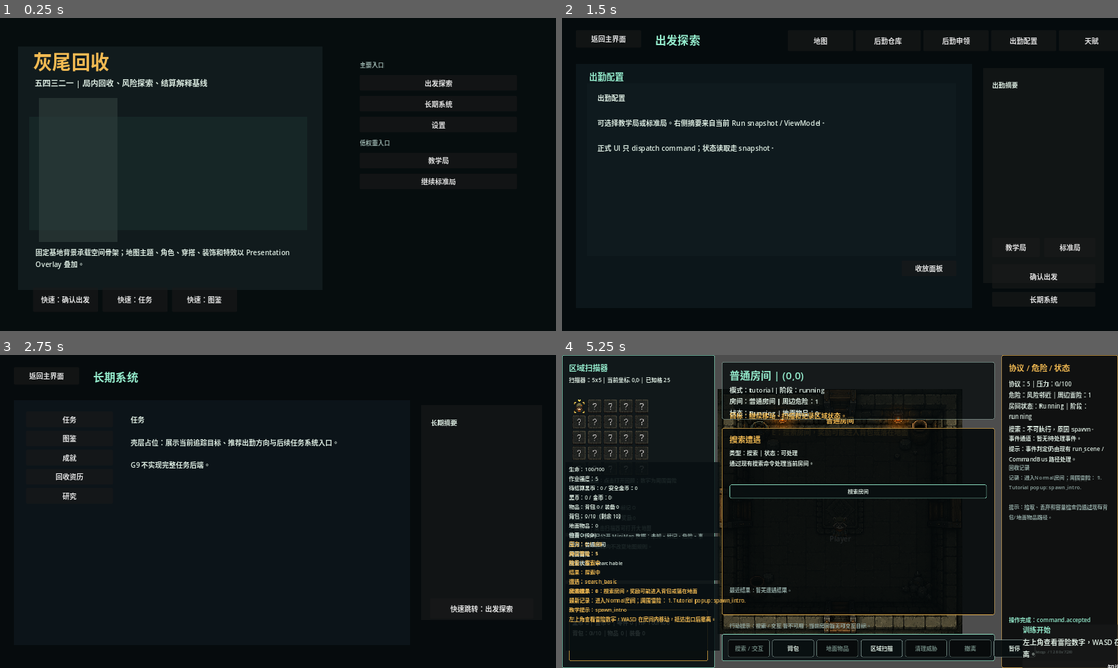
Above: before the commit, frames 1-4 (two rows, left to right).
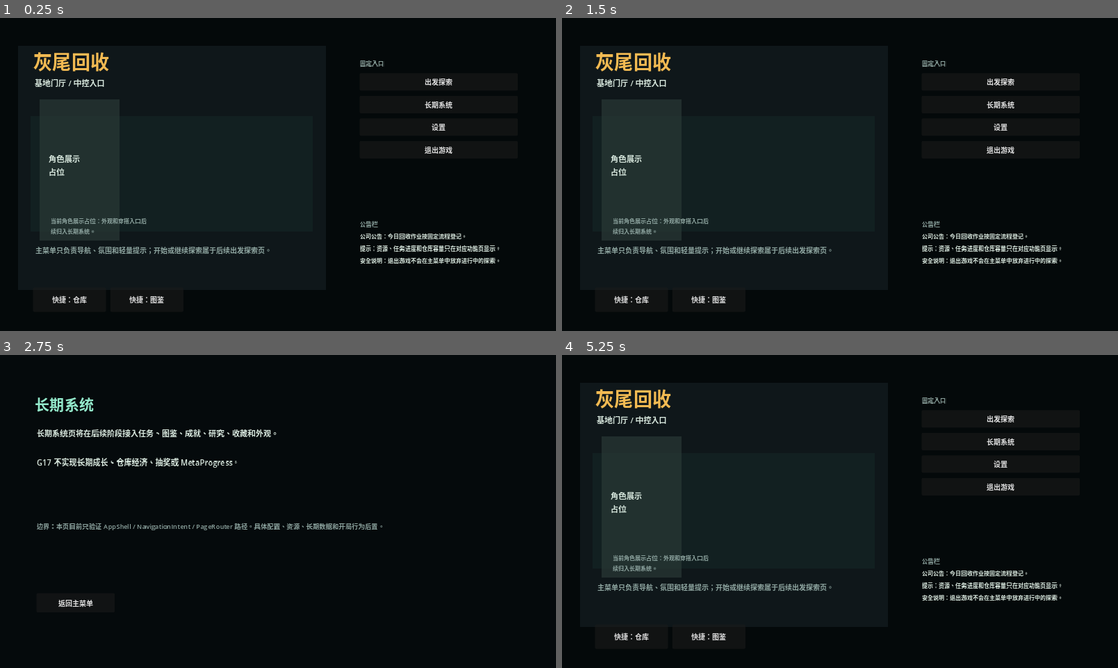
Above: after the commit, the same moments.

Repository: yanoutrageous/Game1
Game: Godot game, scene res://scenes/main/main.tscn
Two runs of this game, one before a commit and one after it. Both use one fixed random seed, a clock stepped at 60 frames per second and the inputs below.
Inputs (mouse positions are in pixels of both pictures, inside the frame that each line leads up to):
- Up to frame 1 (0.25 s): no input
- Up to frame 2 (1.5 s): click "出发探索" at 0.5 s; click (639, 265) at 1.25 s, where only the run after the commit has a clickable "返回主菜单"
- Up to frame 3 (2.75 s): click "长期系统" at 2 s
- Up to frame 4 (5.25 s): click (639, 602) at 2.75 s, where only the run after the commit has a clickable "返回主菜单"; click "设置" at 3.5 s; click (639, 602) at 4.25 s, where only the run after the commit has a clickable "返回主菜单"; click (1001, 498) at 5 s, where only the run before the commit has a clickable "教学局"

The runs differ from the first frame. In frame 1, 3.9% of the frame differs, in the area x 6-90%, y 13-92%; in frame 2, 5.2%; in frame 3, 3.6%; in frame 4, 24%, in the area x 0-100%, y 0-100%.
Error before the commit: Invalid call. Nonexistent 'String' constructor. (res://scripts/ui/run_surface/run_surface_model.gd:360)

Commit message:
feat(godot): add app shell main menu foundation

Diff:
--- a/Godot/GraytailGodot/scripts/core/run/run_scene.gd
+++ b/Godot/GraytailGodot/scripts/core/run/run_scene.gd
@@ -10,6 +10,8 @@
 const RoomScene := preload("res://scenes/room/room_scene.tscn")
 const PlayerScene := preload("res://scenes/player/player.tscn")
 const G9ShellPanelScript := preload("res://scripts/ui/shell/g9_shell_panel.gd")
+const AppShellScript := preload("res://scripts/ui/app_shell/app_shell.gd")
+const NavigationIntentScript := preload("res://scripts/ui/app_shell/navigation_intent.gd")
 const InventoryPanelScript := preload("res://scripts/ui/inventory/inventory_panel.gd")
 const GroundLootPanelScript := preload("res://scripts/ui/ground_loot/ground_loot_panel.gd")
 const DevDiagnosticsPanelScript := preload("res://scripts/ui/dev/dev_diagnostics_panel.gd")
@@ -178,16 +180,11 @@
 
 
 func _build_shell_pages() -> void:
-	ui_shell = G9ShellPanelScript.new() as Control
-	ui_shell.name = "G9ShellPanel"
+	ui_shell = AppShellScript.new() as Control
+	ui_shell.name = "AppShell"
 	ui_root.add_child(ui_shell)
 	ui_shell.call("build")
-	ui_shell.connect("main_entry_requested", _on_main_entry_requested)
-	ui_shell.connect("deploy_entry_requested", _on_deploy_entry_requested)
-	ui_shell.connect("long_term_entry_requested", _on_long_term_entry_requested)
-	ui_shell.connect("start_tutorial_requested", _start_tutorial_from_ui)
-	ui_shell.connect("start_standard_requested", _start_standard_from_ui)
-	ui_shell.connect("dev_diagnostics_requested", _show_dev_diagnostics_panel)
+	ui_shell.connect("host_route_requested", _on_app_shell_host_route_requested)
 	main_menu_panel = ui_shell.call("get_main_page") as Control
 	deploy_shell_panel = ui_shell.call("get_deploy_page") as Control
 	long_term_shell_panel = ui_shell.call("get_long_term_page") as Control
@@ -469,6 +466,15 @@
 			return &"settings"
 		_:
 			return tab_id
+
+
+func _on_app_shell_host_route_requested(intent: Dictionary) -> void:
+	var target := NavigationIntentScript.target(intent)
+	match target:
+		NavigationIntentScript.TARGET_RUN:
+			_show_run_screen()
+		_:
+			_show_main_menu()
 
 
 func _on_main_entry_requested(entry_id: StringName) -> void:
--- /dev/null
+++ b/Godot/GraytailGodot/scripts/ui/app_shell/app_shell.gd
@@ -0,0 +1,234 @@
+extends Control
+class_name AppShell
+
+const NavigationIntentScript := preload("res://scripts/ui/app_shell/navigation_intent.gd")
+const PageRouterScript := preload("res://scripts/ui/app_shell/page_router.gd")
+const MainMenuShellScript := preload("res://scripts/ui/main_menu/main_menu_shell.gd")
+
+signal host_route_requested(intent: Dictionary)
+
+var main_menu_shell: Control
+var deploy_page: Control
+var long_term_page: Control
+var settings_page: Control
+var exit_confirm_panel: PanelContainer
+var exit_confirm_body: Label
+var current_snapshot: Dictionary = {}
+
+
+func build() -> void:
+	_clear_children()
+	set_anchors_preset(Control.PRESET_FULL_RECT)
+	_build_main_menu()
+	deploy_page = _build_placeholder_page(
+		"DeployPlaceholderPage",
+		"出发探索",
+		"出发探索页将在后续阶段接入地图、仓库、申领、出勤配置和开始/继续探索。\n\nG17 只建立导航 route，不直接开始或继续 RunScene。"
+	)
+	long_term_page = _build_placeholder_page(
+		"LongTermPlaceholderPage",
+		"长期系统",
+		"长期系统页将在后续阶段接入任务、图鉴、成就、研究、收藏和外观。\n\nG17 不实现长期成长、仓库经济、抽奖或 MetaProgress。"
+	)
+	settings_page = _build_placeholder_page(
+		"SettingsPlaceholderPage",
+		"设置",
+		"设置页 route 已建立；完整设置系统后置。\n\n当前固定分辨率设置仍由既有 G13 设置链路保留，G17 不迁移偏好持久化。"
+	)
+	_build_exit_confirm_layer()
+	show_main()
+
+
+func apply_snapshot(snapshot: Dictionary) -> void:
+	current_snapshot = snapshot.duplicate(true)
+	_refresh_exit_confirm_text()
+
+
+func show_main() -> void:
+	_set_page_visible(main_menu_shell)
+	_hide_exit_confirm()
+
+
+func show_deploy(_tab_id: StringName = &"overview") -> void:
+	_set_page_visible(deploy_page)
+	_hide_exit_confirm()
+
+
+func show_long_term(_entry_id: StringName = &"overview") -> void:
+	_set_page_visible(long_term_page)
+	_hide_exit_confirm()
+
+
+func show_settings() -> void:
+	_set_page_visible(settings_page)
+	_hide_exit_confirm()
+
+
+func get_main_page() -> Control:
+	return main_menu_shell
+
+
+func get_deploy_page() -> Control:
+	return deploy_page
+
+
+func get_long_term_page() -> Control:
+	return long_term_page
+
+
+func _clear_children() -> void:
+	for child in get_children():
+		remove_child(child)
+		child.queue_free()
+
+
+func _build_main_menu() -> void:
+	main_menu_shell = MainMenuShellScript.new() as Control
+	main_menu_shell.name = "MainMenuShell"
+	add_child(main_menu_shell)
+	main_menu_shell.call("build")
+	main_menu_shell.connect("navigation_intent_requested", _on_navigation_intent_requested)
+
+
+func _build_placeholder_page(page_name: String, title: String, body: String) -> Control:
+	var page := Control.new()
+	page.name = page_name
+	page.set_anchors_preset(Control.PRESET_FULL_RECT)
+	add_child(page)
+	_add_color_rect(page, "%sBackdrop" % page_name, Rect2(0, 0, 1280, 720), Color(0.020, 0.040, 0.048, 1.0))
+	_add_label(page, "%sTitle" % page_name, Rect2(80, 86, 620, 52), title, 34, PresentationTheme.color_for_key(&"ui.accent"))
+	_add_label(page, "%sBody" % page_name, Rect2(84, 166, 720, 180), body, 18, PresentationTheme.text_color())
+	_add_label(page, "%sBoundary" % page_name, Rect2(84, 382, 820, 110), "边界：本页目前只验证 AppShell / NavigationIntent / PageRouter 路径。具体配置、资源、长期数据和开局行为后置。", 15, PresentationTheme.color_for_key(&"ui.muted"))
+	_add_button(page, "%sBackButton" % page_name, Rect2(84, 548, 180, 44), "返回主菜单", func() -> void: show_main())
+	return page
+
+
+func _build_exit_confirm_layer() -> void:
+	exit_confirm_panel = PanelContainer.new()
+	exit_confirm_panel.name = "ExitConfirmDialog"
+	exit_confirm_panel.offset_left = 390.0
+	exit_confirm_panel.offset_top = 210.0
+	exit_confirm_panel.offset_right = 890.0
+	exit_confirm_panel.offset_bottom = 470.0
+	exit_confirm_panel.visible = false
+	add_child(exit_confirm_panel)
+	var content := VBoxContainer.new()
+	content.name = "ExitConfirmContent"
+	content.add_theme_constant_override("separation", 12)
+	exit_confirm_panel.add_child(content)
+	var title := Label.new()
+	title.name = "ExitConfirmTitle"
+	title.text = "退出游戏"
+	title.add_theme_font_size_override("font_size", 24)
+	title.add_theme_color_override("font_color", PresentationTheme.color_for_key(&"ui.warning"))
+	content.add_child(title)
+	exit_confirm_body = Label.new()
+	exit_confirm_body.name = "ExitConfirmBody"
+	exit_confirm_body.autowrap_mode = TextServer.AUTOWRAP_WORD_SMART
+	exit_confirm_body.add_theme_font_size_override("font_size", 16)
+	exit_confirm_body.add_theme_color_override("font_color", PresentationTheme.text_color())
+	content.add_child(exit_confirm_body)
+	var actions := HBoxContainer.new()
+	actions.name = "ExitConfirmActions"
+	actions.add_theme_constant_override("separation", 10)
+	content.add_child(actions)
+	_add_menu_button(actions, "确认退出", func() -> void: get_tree().quit())
+	_add_menu_button(actions, "取消", func() -> void: _hide_exit_confirm())
+	_refresh_exit_confirm_text()
+
+
+func _on_navigation_intent_requested(intent: Dictionary) -> void:
+	var route := PageRouterScript.route_for_intent(intent)
+	var page_id := StringName(route.get("page", PageRouterScript.PAGE_MAIN_MENU))
+	match page_id:
+		PageRouterScript.PAGE_DEPLOY_PLACEHOLDER:
+			var deploy_payload := NavigationIntentScript.payload(intent)
+			show_deploy(StringName(deploy_payload.get("tab", &"overview")))
+		PageRouterScript.PAGE_LONG_TERM_PLACEHOLDER:
+			var long_term_payload := NavigationIntentScript.payload(intent)
+			show_long_term(StringName(long_term_payload.get("entry_id", &"overview")))
+		PageRouterScript.PAGE_SETTINGS_PLACEHOLDER:
+			show_settings()
+		PageRouterScript.PAGE_EXIT_CONFIRM:
+			_show_exit_confirm()
+		PageRouterScript.PAGE_RUN:
+			host_route_requested.emit(intent)
+		_:
+			show_main()
+
+
+func _set_page_visible(active_page: Control) -> void:
+	for page: Control in [main_menu_shell, deploy_page, long_term_page, settings_page]:
+		if page != null:
+			page.visible = page == active_page
+
+
+func _show_exit_confirm() -> void:
+	_refresh_exit_confirm_text()
+	if exit_confirm_panel != null:
+		exit_confirm_panel.visible = true
+
+
+func _hide_exit_confirm() -> void:
+	if exit_confirm_panel != null:
+		exit_confirm_panel.visible = false
+
+
+func _refresh_exit_confirm_text() -> void:
+	if exit_confirm_body == null:
+		return
+	var has_active_run := bool(current_snapshot.get("run_active", false))
+	if has_active_run:
+		exit_confirm_body.text = "检测到当前可能存在进行中探索。退出游戏不等于放弃探索；下次进入后应从出发探索页继续。若要放弃探索，需要进入出发探索页执行强确认。"
+	else:
+		exit_confirm_body.text = "确认退出游戏？本操作只关闭程序，不执行探索放弃、结算或资源变动。"
+
+
+func _add_button(parent: Control, node_name: String, rect: Rect2, text: String, callback: Callable) -> Button:
+	var button := Button.new()
+	button.name = node_name
+	button.text = text
+	button.offset_left = rect.position.x
+	button.offset_top = rect.position.y
+	button.offset_right = rect.position.x + rect.size.x
+	button.offset_bottom = rect.position.y + rect.size.y
+	button.pressed.connect(callback)
+	parent.add_child(button)
+	return button
+
+
+func _add_menu_button(parent: Control, text: String, callback: Callable) -> Button:
+	var button := Button.new()
+	button.text = text
+	button.custom_minimum_size = Vector2(150, 40)
+	button.pressed.connect(callback)
+	parent.add_child(button)
+	return button
+
+
+func _add_label(parent: Control, node_name: String, rect: Rect2, text: String, font_size: int, color: Color) -> Label:
+	var label := Label.new()
+	label.name = node_name
+	label.text = text
+	label.offset_left = rect.position.x
+	label.offset_top = rect.position.y
+	label.offset_right = rect.position.x + rect.size.x
+	label.offset_bottom = rect.position.y + rect.size.y
+	label.autowrap_mode = TextServer.AUTOWRAP_WORD_SMART
+	label.add_theme_color_override("font_color", color)
+	label.add_theme_font_size_override("font_size", font_size)
+	parent.add_child(label)
+	return label
+
+
+func _add_color_rect(parent: Control, node_name: String, rect: Rect2, color: Color) -> ColorRect:
+	var color_rect := ColorRect.new()
+	color_rect.name = node_name
+	color_rect.color = color
+	color_rect.offset_left = rect.position.x
+	color_rect.offset_top = rect.position.y
+	color_rect.offset_right = rect.position.x + rect.size.x
+	color_rect.offset_bottom = rect.position.y + rect.size.y
+	color_rect.mouse_filter = Control.MOUSE_FILTER_IGNORE
+	parent.add_child(color_rect)
+	return color_rect
--- /dev/null
+++ b/Godot/GraytailGodot/scripts/ui/app_shell/navigation_intent.gd
@@ -0,0 +1,61 @@
+extends RefCounted
+class_name NavigationIntent
+
+const TARGET_MAIN_MENU := &"main_menu"
+const TARGET_DEPLOY := &"deploy_placeholder"
+const TARGET_LONG_TERM := &"long_term_placeholder"
+const TARGET_SETTINGS := &"settings_placeholder"
+const TARGET_EXIT := &"exit_game"
+const TARGET_RUN := &"run"
+
+const KNOWN_TARGETS := [
+	TARGET_MAIN_MENU,
+	TARGET_DEPLOY,
+	TARGET_LONG_TERM,
+	TARGET_SETTINGS,
+	TARGET_EXIT,
+	TARGET_RUN,
+]
+
+
+static func make(
+	target: StringName,
+	source: StringName = &"unknown",
+	payload: Dictionary = {},
+	requires_confirm: bool = false,
+	blocked_reason: StringName = &""
+) -> Dictionary:
+	return {
+		"target": target,
+		"source": source,
+		"payload": payload.duplicate(true),
+		"requires_confirm": requires_confirm,
+		"blocked_reason": blocked_reason,
+	}
+
+
+static func target(intent: Dictionary) -> StringName:
+	return StringName(intent.get("target", TARGET_MAIN_MENU))
+
+
+static func source(intent: Dictionary) -> StringName:
+	return StringName(intent.get("source", &"unknown"))
+
+
+static func payload(intent: Dictionary) -> Dictionary:
+	var raw_payload: Variant = intent.get("payload", {})
+	if raw_payload is Dictionary:
+		return (raw_payload as Dictionary).duplicate(true)
+	return {}
+
+
+static func requires_confirm(intent: Dictionary) -> bool:
+	return bool(intent.get("requires_confirm", false))
+
+
+static func blocked_reason(intent: Dictionary) -> StringName:
+	return StringName(intent.get("blocked_reason", &""))
+
+
+static func is_known_target(target_id: StringName) -> bool:
+	return target_id in KNOWN_TARGETS
--- /dev/null
+++ b/Godot/GraytailGodot/scripts/ui/app_shell/page_router.gd
@@ -0,0 +1,35 @@
+extends RefCounted
+class_name PageRouter
+
+const NavigationIntentScript := preload("res://scripts/ui/app_shell/navigation_intent.gd")
+
+const PAGE_MAIN_MENU := &"main_menu"
+const PAGE_DEPLOY_PLACEHOLDER := &"deploy_placeholder"
+const PAGE_LONG_TERM_PLACEHOLDER := &"long_term_placeholder"
+const PAGE_SETTINGS_PLACEHOLDER := &"settings_placeholder"
+const PAGE_EXIT_CONFIRM := &"exit_confirm"
+const PAGE_RUN := &"run"
+
+
+static func route_for_intent(intent: Dictionary) -> Dictionary:
+	var target: StringName = NavigationIntentScript.target(intent)
+	match target:
+		NavigationIntentScript.TARGET_DEPLOY:
+			return _route(PAGE_DEPLOY_PLACEHOLDER, intent)
+		NavigationIntentScript.TARGET_LONG_TERM:
+			return _route(PAGE_LONG_TERM_PLACEHOLDER, intent)
+		NavigationIntentScript.TARGET_SETTINGS:
+			return _route(PAGE_SETTINGS_PLACEHOLDER, intent)
+		NavigationIntentScript.TARGET_EXIT:
+			return _route(PAGE_EXIT_CONFIRM, intent)
+		NavigationIntentScript.TARGET_RUN:
+			return _route(PAGE_RUN, intent)
+		_:
+			return _route(PAGE_MAIN_MENU, intent)
+
+
+static func _route(page_id: StringName, intent: Dictionary) -> Dictionary:
+	return {
+		"page": page_id,
+		"intent": intent.duplicate(true),
+	}
--- /dev/null
+++ b/Godot/GraytailGodot/scripts/ui/main_menu/main_menu_model.gd
@@ -0,0 +1,70 @@
+extends RefCounted
+class_name MainMenuModel
+
+const NavigationIntentScript := preload("res://scripts/ui/app_shell/navigation_intent.gd")
+
+
+static func build() -> Dictionary:
+	return {
+		"title": "灰尾回收",
+		"subtitle": "基地门厅 / 中控入口",
+		"scene_hint": "主菜单只负责导航、氛围和轻量提示；开始或继续探索属于后续出发探索页。",
+		"role_hint": "当前角色展示占位：外观和穿搭入口后续归入长期系统。",
+		"entries": [
+			{
+				"id": &"deploy",
+				"label": "出发探索",
+				"description": "进入出发探索页；开始/继续探索不在主菜单执行。",
+				"target": NavigationIntentScript.TARGET_DEPLOY,
+				"requires_confirm": false,
+				"has_badge": false,
+			},
+			{
+				"id": &"long_term",
+				"label": "长期系统",
+				"description": "进入任务、图鉴、研究、收藏等长期系统入口占位。",
+				"target": NavigationIntentScript.TARGET_LONG_TERM,
+				"requires_confirm": false,
+				"has_badge": false,
+			},
+			{
+				"id": &"settings",
+				"label": "设置",
+				"description": "进入设置入口占位；完整设置系统后置。",
+				"target": NavigationIntentScript.TARGET_SETTINGS,
+				"requires_confirm": false,
+				"has_badge": false,
+			},
+			{
+				"id": &"exit_game",
+				"label": "退出游戏",
+				"description": "打开退出确认；退出不等于放弃探索。",
+				"target": NavigationIntentScript.TARGET_EXIT,
+				"requires_confirm": true,
+				"has_badge": false,
+			},
+		],
+		"notices": [
+			"公司公告：今日回收作业按固定流程登记。",
+			"提示：资源、任务进度和仓库容量只在对应功能页显示。",
+			"安全说明：退出游戏不会在主菜单中放弃进行中的探索。",
+		],
+		"shortcuts": [
+			{
+				"id": &"shortcut_warehouse",
+				"label": "快捷：仓库",
+				"description": "跳转到长期系统占位；完整仓库后置。",
+				"target": NavigationIntentScript.TARGET_LONG_TERM,
+				"payload": {"entry_id": &"warehouse"},
+				"has_badge": false,
+			},
+			{
+				"id": &"shortcut_codex",
+				"label": "快捷：图鉴",
+				"description": "跳转到长期系统占位；完整图鉴后置。",
+				"target": NavigationIntentScript.TARGET_LONG_TERM,
+				"payload": {"entry_id": &"codex"},
+				"has_badge": false,
+			},
+		],
+	}
--- /dev/null
+++ b/Godot/GraytailGodot/scripts/ui/main_menu/main_menu_shell.gd
@@ -0,0 +1,160 @@
+extends Control
+class_name MainMenuShell
+
+const NavigationIntentScript := preload("res://scripts/ui/app_shell/navigation_intent.gd")
+const MainMenuModelScript := preload("res://scripts/ui/main_menu/main_menu_model.gd")
+
+signal navigation_intent_requested(intent: Dictionary)
+
+var current_model: Dictionary = {}
+
+
+func build(model: Dictionary = {}) -> void:
+	_clear_children()
+	set_anchors_preset(Control.PRESET_FULL_RECT)
+	current_model = model.duplicate(true) if not model.is_empty() else MainMenuModelScript.build()
+	_build_backdrop()
+	_build_role_panel()
+	_build_menu_panel()
+	_build_notice_panel()
+	_build_shortcut_panel()
+
+
+func _clear_children() -> void:
+	for child in get_children():
+		remove_child(child)
+		child.queue_free()
+
+
+func _build_backdrop() -> void:
+	_add_color_rect(self, "MainMenuBackdrop", Rect2(0, 0, 1280, 720), Color(0.018, 0.035, 0.040, 1.0))
+	_add_color_rect(self, "BaseStaticLayer", Rect2(42, 64, 708, 562), Color(0.060, 0.095, 0.105, 0.96))
+	_add_color_rect(self, "BaseAtmosphereLayer", Rect2(70, 226, 650, 266), Color(0.10, 0.19, 0.18, 0.35))
+	_add_label(self, "MainMenuTitle", Rect2(76, 66, 560, 64), String(current_model.get("title", "灰尾回收")), 44, PresentationTheme.color_for_key(&"ui.warning"))
+	_add_label(self, "MainMenuSubtitle", Rect2(80, 136, 620, 42), String(current_model.get("subtitle", "基地入口")), 18, PresentationTheme.text_color())
+	_add_label(self, "MainMenuSceneHint", Rect2(82, 522, 620, 84), String(current_model.get("scene_hint", "")), 16, PresentationTheme.color_for_key(&"ui.muted"))
+
+
+func _build_role_panel() -> void:
+	_add_color_rect(self, "CharacterDisplayLayer", Rect2(92, 188, 184, 324), Color(0.16, 0.22, 0.21, 0.70))
+	_add_label(self, "CharacterDisplayLabel", Rect2(112, 310, 144, 72), "角色展示\n占位", 18, PresentationTheme.text_color())
+	_add_label(self, "OutfitShortcutHint", Rect2(116, 456, 230, 44), String(current_model.get("role_hint", "")), 13, PresentationTheme.color_for_key(&"ui.muted"))
+
+
+func _build_menu_panel() -> void:
+	var panel := VBoxContainer.new()
+	panel.name = "MainMenuFixedEntries"
+	panel.offset_left = 828.0
+	panel.offset_top = 92.0
+	panel.offset_right = 1192.0
+	panel.offset_bottom = 430.0
+	panel.add_theme_constant_override("separation", 12)
+	add_child(panel)
+	_add_section_label(panel, "固定入口")
+	for raw_entry in _array_from(current_model, "entries"):
+		if raw_entry is Dictionary:
+			var entry: Dictionary = (raw_entry as Dictionary).duplicate(true)
+			_add_entry_button(panel, entry)
+
+
+func _build_notice_panel() -> void:
+	var notice_panel := VBoxContainer.new()
+	notice_panel.name = "MainMenuNoticePanel"
+	notice_panel.offset_left = 828.0
+	notice_panel.offset_top = 462.0
+	notice_panel.offset_right = 1192.0
+	notice_panel.offset_bottom = 604.0
+	notice_panel.add_theme_constant_override("separation", 6)
+	add_child(notice_panel)
+	_add_section_label(notice_panel, "公告栏")
+	for notice in _array_from(current_model, "notices"):
+		var label := Label.new()
+		label.text = String(notice)
+		label.autowrap_mode = TextServer.AUTOWRAP_WORD_SMART
+		label.add_theme_font_size_override("font_size", 13)
+		label.add_theme_color_override("font_color", PresentationTheme.text_color())
+		notice_panel.add_child(label)
+
+
+func _build_shortcut_panel() -> void:
+	var shortcut_panel := HBoxContainer.new()
+	shortcut_panel.name = "MainMenuShortcutPanel"
+	shortcut_panel.offset_left = 76.0
+	shortcut_panel.offset_top = 620.0
+	shortcut_panel.offset_right = 744.0
+	shortcut_panel.offset_bottom = 676.0
+	shortcut_panel.add_theme_constant_override("separation", 10)
+	add_child(shortcut_panel)
+	for raw_shortcut in _array_from(current_model, "shortcuts"):
+		if raw_shortcut is Dictionary:
+			var shortcut: Dictionary = (raw_shortcut as Dictionary).duplicate(true)
+			_add_entry_button(shortcut_panel, shortcut)
+
+
+func _add_entry_button(parent: Control, entry: Dictionary) -> Button:
+	var button := Button.new()
+	button.text = String(entry.get("label", "入口"))
+	button.tooltip_text = String(entry.get("description", ""))
+	button.custom_minimum_size = Vector2(168, 40)
+	button.pressed.connect(func() -> void: _emit_entry(entry))
+	parent.add_child(button)
+	return button
+
+
+func _emit_entry(entry: Dictionary) -> void:
+	var target := StringName(entry.get("target", NavigationIntentScript.TARGET_MAIN_MENU))
+	var payload: Dictionary = {}
+	var raw_payload: Variant = entry.get("payload", {})
+	if raw_payload is Dictionary:
+		payload = (raw_payload as Dictionary).duplicate(true)
+	var intent := NavigationIntentScript.make(
+		target,
+		&"main_menu",
+		payload,
+		bool(entry.get("requires_confirm", false))
+	)
+	navigation_intent_requested.emit(intent)
+
+
+func _add_section_label(parent: Control, text: String) -> Label:
+	var label := Label.new()
+	label.text = text
+	label.add_theme_color_override("font_color", PresentationTheme.color_for_key(&"ui.muted"))
+	label.add_theme_font_size_override("font_size", 14)
+	parent.add_child(label)
+	return label
+
+
+func _add_label(parent: Control, node_name: String, rect: Rect2, text: String, font_size: int, color: Color) -> Label:
+	var label := Label.new()
+	label.name = node_name
+	label.text = text
+	label.offset_left = rect.position.x
+	label.offset_top = rect.position.y
+	label.offset_right = rect.position.x + rect.size.x
+	label.offset_bottom = rect.position.y + rect.size.y
+	label.autowrap_mode = TextServer.AUTOWRAP_WORD_SMART
+	label.add_theme_color_override("font_color", color)
+	label.add_theme_font_size_override("font_size", font_size)
+	parent.add_child(label)
+	return label
+
+
+func _add_color_rect(parent: Control, node_name: String, rect: Rect2, color: Color) -> ColorRect:
+	var color_rect := ColorRect.new()
+	color_rect.name = node_name
+	color_rect.color = color
+	color_rect.offset_left = rect.position.x
+	color_rect.offset_top = rect.position.y
+	color_rect.offset_right = rect.position.x + rect.size.x
+	color_rect.offset_bottom = rect.position.y + rect.size.y
+	color_rect.mouse_filter = Control.MOUSE_FILTER_IGNORE
+	parent.add_child(color_rect)
+	return color_rect
+
+
+func _array_from(source: Dictionary, key: String) -> Array:
+	var raw: Variant = source.get(key, [])
+	if raw is Array:
+		return (raw as Array).duplicate(true)
+	return []
Not shown, changed: Godot/GraytailGodot/docs/GODOT_CURRENT_STATUS.md
Not shown, changed: Godot/GraytailGodot/docs/MANUAL_PLAYTEST_GUIDE.md
Not shown, changed: docs/DOCS_INDEX.md
Not shown, changed: docs/ENGINEERING_STATUS.md
Not shown, changed: docs/MILESTONES.md
Not shown, changed: docs/NEXT_HANDOFF.md
Not shown, changed: docs/PROJECT_BASELINE.md
Not shown, added: docs/validation/G17_APP_SHELL_MAIN_MENU_VALIDATION.md
